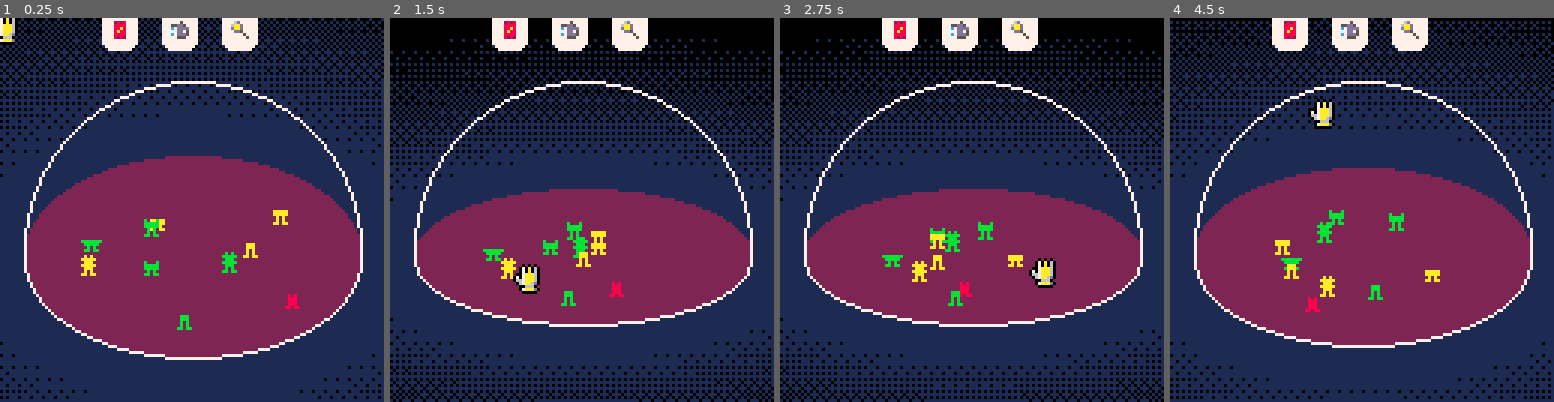
Above: before the commit, frames 1-4 (left to right).
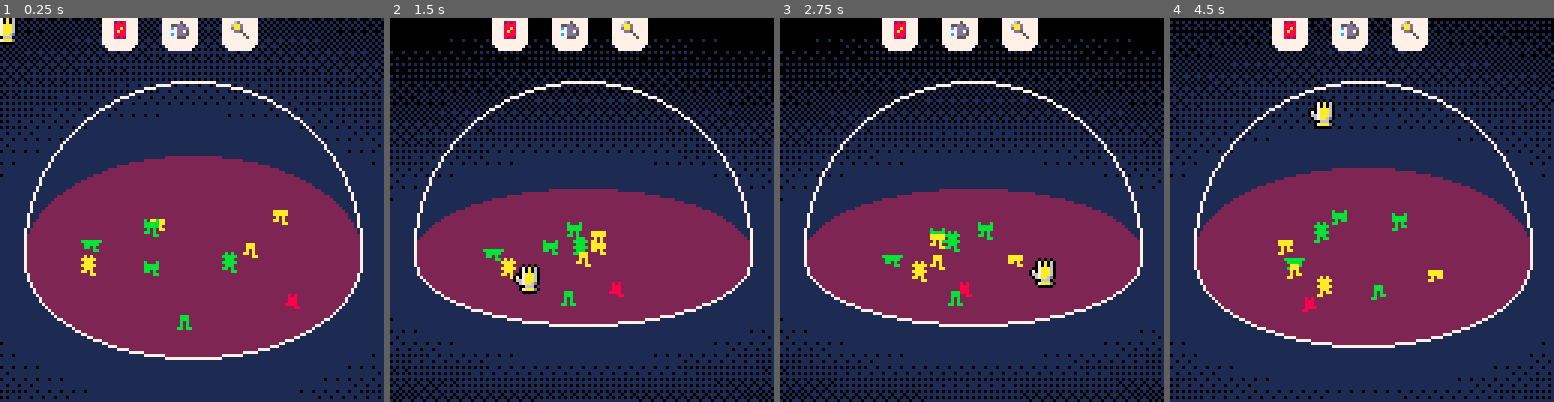
Above: after the commit, the same moments.

Repository: samuelhpratt/ggj2025
Game: PICO-8 cartridge game.p8
Two runs of this game, one before a commit and one after it. Both use one fixed random seed, a clock stepped at 60 frames per second and the inputs below.
Inputs (mouse positions are in pixels of both pictures, inside the frame that each line leads up to):
- Up to frame 1 (0.25 s): no input
- Up to frame 2 (1.5 s): click (459, 121) at 0.67 s; click (520, 267) at 1.22 s
- Up to frame 3 (2.75 s): click (975, 114) at 1.77 s; click (1037, 259) at 2.32 s
- Up to frame 4 (4.5 s): click (1492, 106) at 2.87 s; click (1254, 256) at 3.42 s; click (1315, 102) at 3.97 s

The runs differ from the first frame. In frame 1, 0.2% of the frame differs, in the area x 21-76%, y 52-76%; in frame 2, 0.2%; in frame 3, 0.1%; in frame 4, 1.0%, in the area x 27-72%, y 50-77%.

Commit message:
Added moving feets and evaporating puddles

Diff:
--- a/fire.lua
+++ b/fire.lua
@@ -9,7 +9,6 @@
     function fire.draw(self)
         local x, y = self:getScreenPosition()
         spr(134 + flr(self.age / 2) % 5, x - 4, y - 7)
-        pset(x, y, 3 )
     end
 
     function fire.update(self)
--- a/main.lua
+++ b/main.lua
@@ -32,7 +32,6 @@
             if mode == "seeds" and mouseX > 64 - domeRadius and mouseX < 64 + domeRadius and mouseY > domeY - domeRadius and mouseY < domeY + domeRadius * domeAngle then
                 x += rnd(2) - 1
                 y += rnd(2) - 1
-                --spawnObject(x, y, z, 1)
                 spawnFood(x, y, z)
                 toolCooldown = 4
             elseif mode == "water" and mouseX > 64 - domeRadius and mouseX < 64 + domeRadius and mouseY > domeY - domeRadius and mouseY < domeY + domeRadius * domeAngle then
@@ -40,10 +39,25 @@
                 y += rnd(10) - 5
                 spawnDroplet(x, y, z)
             elseif mode == "fire" and mouseX > 80 - domeRadius and mouseX < 80 + domeRadius and mouseY - 16 > domeY - domeRadius and mouseY - 16 < domeY + domeRadius * domeAngle then
-                local x, y = screenPosToCoords(mouseX - 12, mouseY - 8)
+                local x, y = screenPosToCoords(mouseX - 12, mouseY - 6)
                 x += rnd(2) - 1
                 y += rnd(2) - 1
-                spawnFire(x, y)
+                -- check for puddles first
+                local hitPuddle = false
+                for puddle in all(puddles) do
+                    if (x - puddle.x) * (x - puddle.x)
+                            + (y - puddle.y) * (y - puddle.y)
+                            < (puddle.r + 2) * (puddle.r + 2) then
+                        puddle.r -= 0.05
+
+                        spawnSmoke(x + rnd(6) - 3, y, 6, 6)
+                        hitPuddle = true
+                        break
+                    end
+                end
+                if not hitPuddle then
+                    spawnFire(x, y)
+                end
             end
         end
     end
--- a/people.lua
+++ b/people.lua
@@ -62,7 +62,14 @@
             pT += 1
         end
 
-        spr(self.sprite, x - 3, y - 7, 1, h)
+        local flip = false
+        local sprite = self.sprite
+        if abs(self.dx) > 0.075 or abs(self.dy) > 0.075 then
+            sprite += 1
+            flip = flr(t() * 5) % 2 == 0
+        end
+
+        spr(sprite, x - 3, y - 7, 1, h, flip)
         pal()
 
         if self.burning > 0 then
